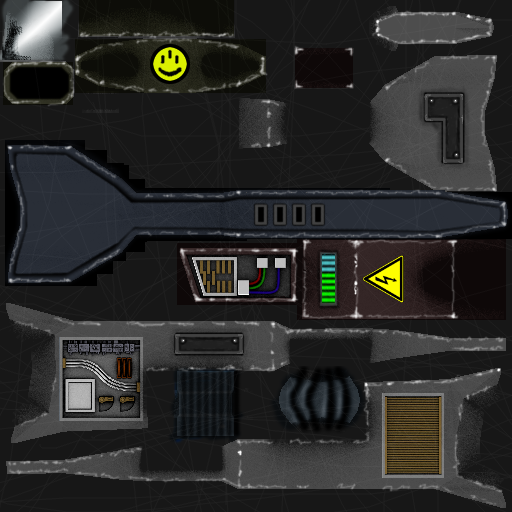
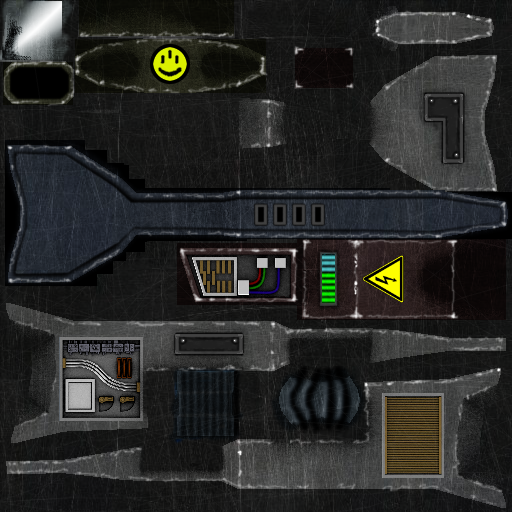
Layered file, before and after one edit (512px x 512px). Changes by layer:
added layer "metal http://www.gallerie1.de" (53%) above "Hintergrund" over (x1=0, y1=0, x2=512, y2=512)
